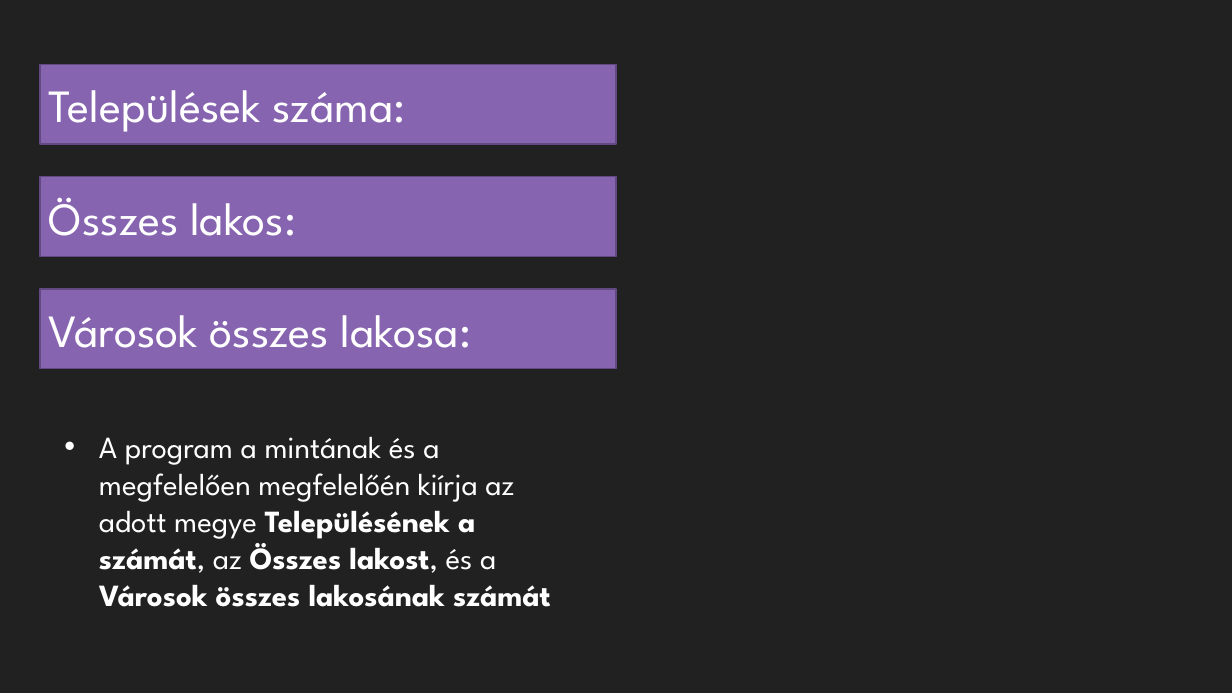
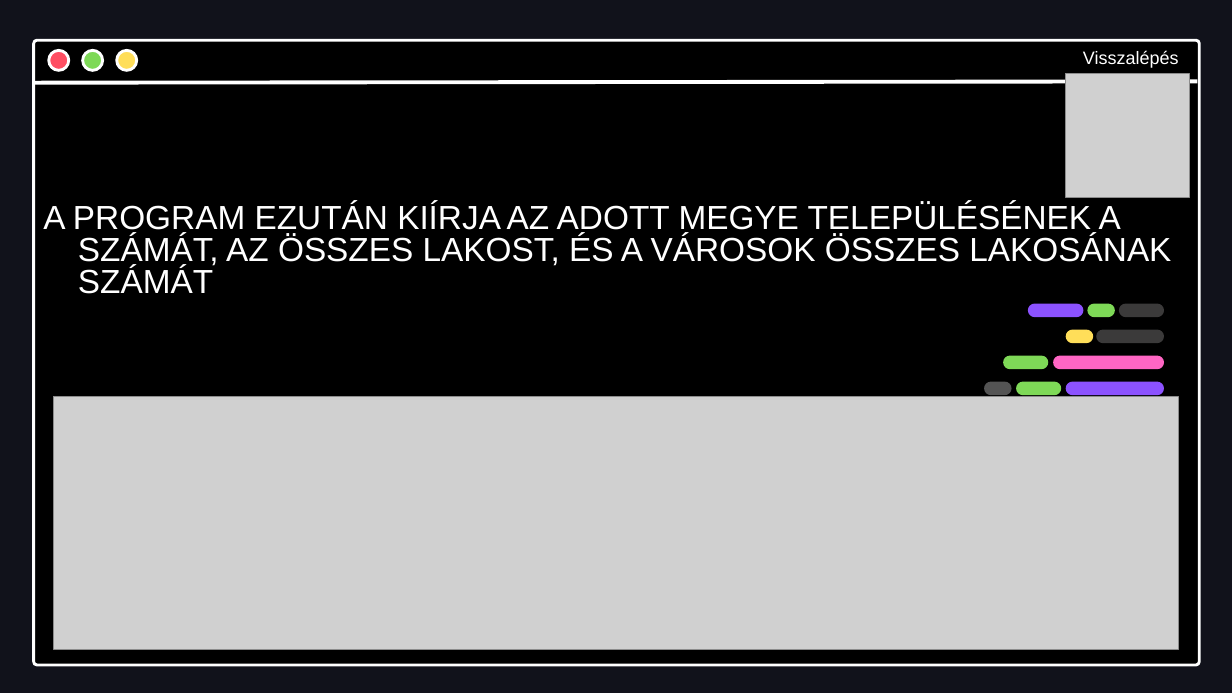
Before and after one commit to JaSzabolcs/nepesseg2025, a slide deck: slide 4 of nepesseg2025.pptx (slide 5 before the commit). Drawn at 1232x693 pixels with LibreOffice and Linux fonts; fonts in the diff are those of the drawing; grey boxes stand for pictures. Boxes give left, top, right and bottom in pixels: in the first picture for what was removed or moved away, otherwise in the second. Text is boxed around its words. In the diff, an @@ line names an element or a change of style, - is before the commit and + after.

```diff
--- a/nepesseg2025.pptx
+++ b/nepesseg2025.pptx
@@ background #212121 to #11121B @@
@@ group added at <box>32,41,1199,665</box>: 5 freeform shapes, 1 line @@
@@ text added at <box>1083,50,1179,68</box>, 14 pt, text #FFFFFF @@
+Visszalépés
@@ rectangle removed at <box>40,65,616,144</box> @@
-Települések száma:
@@ picture added at <box>1066,74,1189,198</box> @@
@@ rectangle removed at <box>40,177,616,256</box> @@
-Összes lakos:
@@ text at <box>43,202,1171,294</box>: text changed; size 24 to 26 pt; font League Spartan to Arial @@
-• A program a mintának és a megfelelően megfelelőén kiírja az adott megye Településének a számát, az Összes lakost, és a Városok összes lakosának számát
+A PROGRAM EZUTÁN KIÍRJA AZ ADOTT MEGYE TELEPÜLÉSÉNEK A SZÁMÁT, AZ ÖSSZES LAKOST, ÉS A VÁROSOK ÖSSZES LAKOSÁNAK SZÁMÁT
@@ rectangle removed at <box>40,289,616,369</box> @@
-Városok összes lakosa:
@@ group added at <box>984,304,1165,396</box>: 10 freeform shapes @@
@@ picture added at <box>54,396,1178,650</box> @@
```
Also in this commit, not shown: 3 other slides changed, 3 slides added, 1 slide removed.
